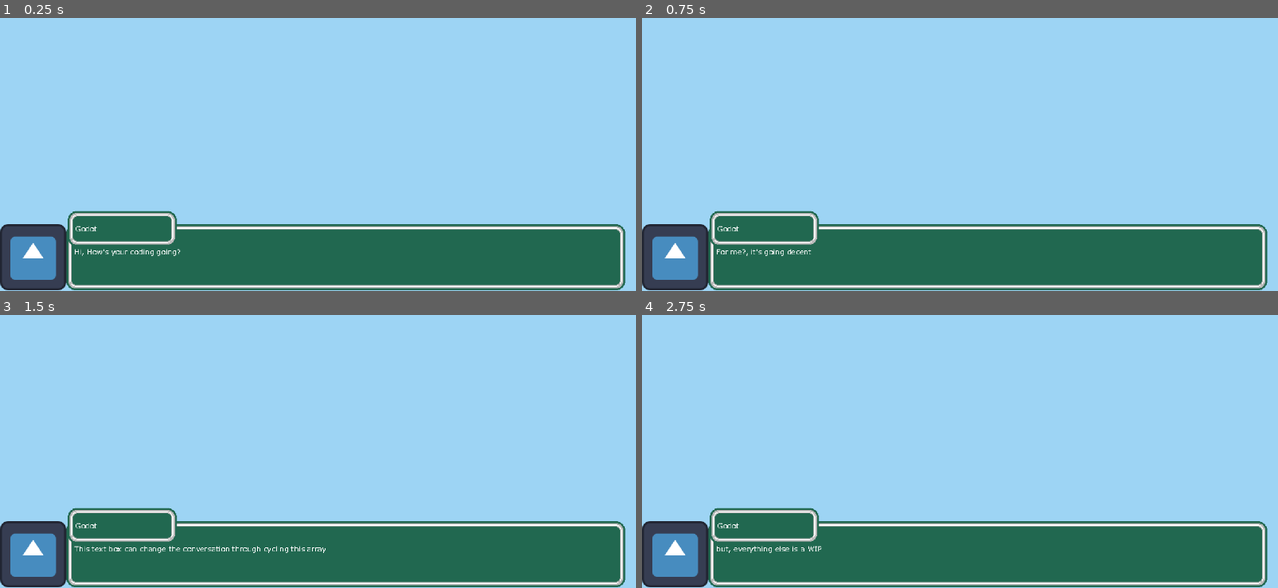
Above: before the commit, frames 1-4 (two rows, left to right).
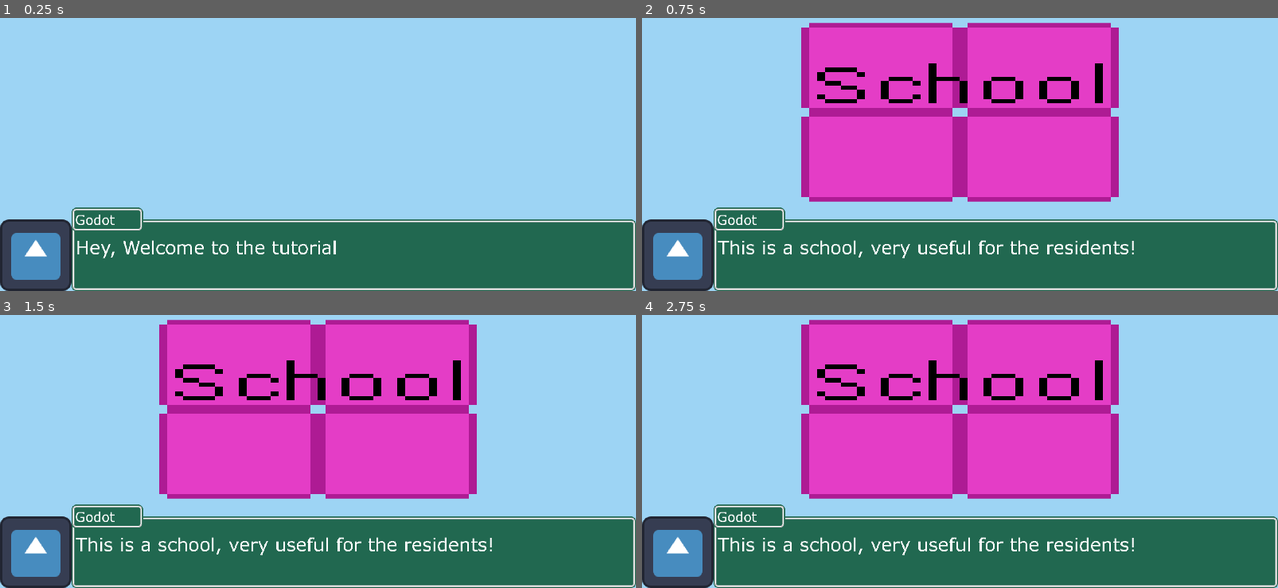
Above: after the commit, the same moments.

Repository: mondobe/TetraCity
Game: Godot game, scene res://scenes/menus/cutscenes.tscn
The game is run twice, just before and just after one commit, with the same random seed, the same clock (stepped at 60 frames per second) and the same inputs. This scene is started directly instead of the project's main scene. The engine's default icon, where the game draws it, is replaced by a stand-in: a white triangle on a blue panel in a dark square.
Inputs (mouse positions are in pixels of both pictures, inside the frame that each line leads up to):
- Up to frame 1 (0.25 s): no input
- Up to frame 2 (0.75 s): tap Enter (test_end_day) at 0.5 s; move the mouse to (1099, 94) at 0.52 s; press the mouse at (1099, 94) at 0.53 s; hold D (move_right) from 0.53 s (still down)
- Up to frame 3 (1.5 s): tap Space (test_create_building) at 1.25 s; move the mouse to (190, 426) at 1.27 s; release D (move_right) at 1.28 s; release the mouse at (190, 426) at 1.28 s; hold S (move_down) from 1.28 s (still down); click (190, 426) at 1.35 s
- Up to frame 4 (2.75 s): tap Enter (test_end_day) at 2 s; move the mouse to (1023, 331) at 2.02 s; release S (move_down) at 2.03 s; press the mouse at (1023, 331) at 2.03 s; hold D (move_right) from 2.03 s (still down); tap Space (test_create_building) at 2.1 s

The runs differ from the first frame. In frame 1, 7.2% of the frame differs, in the area x 0-100%, y 69-100%; in frame 2, 40%; in frame 3, 40%, in the area x 0-100%, y 1-100%; in frame 4, 40%.

Commit message:
Scaled textboxes and images
Made it so that the cutscene textboxes are properly scales. Created a TextureRect which serves as the image frame. It accesses its images through a Texture2D array which is cycled as the player goes through the cutscene. Takes input from any button press.

Diff:
--- a/scenes/menus/cutscenes.tscn
+++ b/scenes/menus/cutscenes.tscn
@@ -1,10 +1,13 @@
-[gd_scene load_steps=6 format=3 uid="uid://tpwh1rw6ehic"]
+[gd_scene load_steps=9 format=3 uid="uid://tpwh1rw6ehic"]
 
 [ext_resource type="Script" path="res://scripts/menu/CutsceneDialogBoxSpawner.gd" id="1_kwxge"]
 [ext_resource type="PackedScene" uid="uid://b0rc8omyr0as8" path="res://scenes/ui/dialogue_box.tscn" id="2_1lu6r"]
 [ext_resource type="PackedScene" uid="uid://vsi3m02kybq0" path="res://scenes/ui/cutscene_dialogue_box.tscn" id="3_l1x2e"]
 [ext_resource type="PackedScene" uid="uid://cf4x3txyo6wyw" path="res://scenes/ui/building_info_box.tscn" id="5_jsk11"]
+[ext_resource type="Texture2D" uid="uid://bdsrb7og8piqf" path="res://sprites/buildings/nuclear_reactor.png" id="5_nx6ne"]
 [ext_resource type="Script" path="res://scripts/menu/DialogueBoxManager.gd" id="6_8v5d6"]
+[ext_resource type="Texture2D" uid="uid://c2ti2vov3or7t" path="res://sprites/buildings/solar_farm.png" id="7_lmy3p"]
+[ext_resource type="Texture2D" uid="uid://bwkstq2h01f78" path="res://sprites/buildings/school.png" id="8_gk2rg"]
 
 [node name="Cutscene" type="Node2D"]
 
@@ -16,10 +19,15 @@
 small_pixel_ui_layer = NodePath("../SmallPixelUILayer")
 
 [node name="SmallPixelUILayer" type="CanvasLayer" parent="."]
-scale = Vector2(2, 2)
-transform = Transform2D(2, 0, 0, 2, 0, 0)
 
-[node name="DialogueBoxManager" type="Node" parent="." node_paths=PackedStringArray("_dialogue_box_spawner")]
+[node name="TextureRect" type="TextureRect" parent="SmallPixelUILayer"]
+offset_right = 40.0
+offset_bottom = 40.0
+texture = ExtResource("5_nx6ne")
+
+[node name="DialogueBoxManager" type="Node" parent="." node_paths=PackedStringArray("_dialogue_box_spawner", "imageFrame")]
 script = ExtResource("6_8v5d6")
 _dialogue_box_spawner = NodePath("../CutsceneDialogBoxSpawner")
-conversation = Array[String](["Hi, How's your coding going?", "For me?, it's going decent", "This text box can change the conversation through cycling this array", "but, everything else is a WIP"])
+conversation = Array[String](["Hey, Welcome to the tutorial", "This is a solar farm", "This is the goal, a nuclear reactor", "This is a school, very useful for the residents!"])
+image = Array[Texture2D]([null, ExtResource("7_lmy3p"), ExtResource("5_nx6ne"), ExtResource("8_gk2rg")])
+imageFrame = NodePath("../SmallPixelUILayer/TextureRect")
--- a/scenes/ui/cutscene_dialogue_box.tscn
+++ b/scenes/ui/cutscene_dialogue_box.tscn
@@ -7,19 +7,19 @@
 
 [node name="CutsceneDialogueBox" type="Control"]
 layout_mode = 3
-anchors_preset = 0
-offset_left = 1.0
-offset_top = 61.0
-offset_right = 1.0
-offset_bottom = 61.0
+anchors_preset = 2
+anchor_top = 1.0
+anchor_bottom = 1.0
+grow_vertical = 0
 mouse_filter = 2
 script = ExtResource("1_sft7l")
 
 [node name="NinePatchRect" type="NinePatchRect" parent="."]
 layout_mode = 0
-offset_left = 100.0
-offset_right = 944.0
-offset_bottom = 100.0
+offset_left = 101.0
+offset_top = -101.0
+offset_right = 945.0
+offset_bottom = -1.0
 texture = ExtResource("2_dxvqe")
 region_rect = Rect2(0, 0, 39, 39)
 patch_margin_left = 13
@@ -46,17 +46,19 @@
 
 [node name="TextureRect" type="TextureRect" parent="."]
 layout_mode = 0
-offset_right = 100.0
-offset_bottom = 100.0
+offset_left = -2.0
+offset_top = -97.0
+offset_right = 98.0
+offset_bottom = 3.0
 texture = ExtResource("4_g5u7l")
 expand_mode = 2
 
 [node name="CutsceneName" type="NinePatchRect" parent="."]
 layout_mode = 0
-offset_left = 102.0
-offset_top = -20.0
-offset_right = 267.0
-offset_bottom = 34.0
+offset_left = 108.0
+offset_top = -123.0
+offset_right = 273.0
+offset_bottom = -69.0
 texture = ExtResource("2_dxvqe")
 region_rect = Rect2(0, 0, 39, 39)
 patch_margin_left = 13
--- a/scripts/menu/CutsceneDialogBoxSpawner.gd
+++ b/scripts/menu/CutsceneDialogBoxSpawner.gd
@@ -24,5 +24,5 @@
 	box.position = pos_screen
 	return box
 
-func spawn_cutscene_box_at_screen(pos_screen: Vector2) -> CutsceneDialogueBox:
-	return spawn_box_at_screen(pos_screen, cutscene_dialog_box);
+func spawn_cutscene_box_at_screen() -> CutsceneDialogueBox:
+	return spawn_box_at_screen(Vector2(0, 0), cutscene_dialog_box);
--- a/scripts/menu/DialogueBoxManager.gd
+++ b/scripts/menu/DialogueBoxManager.gd
@@ -6,23 +6,33 @@
 
 @export var conversation: Array[String]
 
+@export var image: Array[Texture2D]
+
 @onready var currentString: int = 0
+
+@export var imageFrame: TextureRect
 
 # Called when the node enters the scene tree for the first time.
 # 1920 x 1080
 # 934 x 100
 func _ready():
-	var test = _dialogue_box_spawner.spawn_cutscene_box_at_screen(Vector2(0, 439))
+	var test = _dialogue_box_spawner.spawn_cutscene_box_at_screen()
+	test.update_size()
 	test.set_speaker_text(conversation[currentString]);
+	imageFrame.texture = image[currentString]
+	imageFrame.size = DisplayServer.window_get_size(0)
 	test.set_speaker("Godot")
 	textBox = test
 
 func updateTextbox():
 	textBox.set_speaker_text(conversation[currentString]);
+	imageFrame.texture = image[currentString]
 
-# Called every frame. 'delta' is the elapsed time since the previous frame.
-func _process(delta):
-	if(Input.is_action_just_pressed("left_mouse")):
+func _input(event):
+	if(Input.is_anything_pressed()):
 		currentString += 1
 		if(currentString < conversation.size()):
 			updateTextbox()
+		else:
+			pass
+			#Exit the cutscene scene
--- a/scripts/ui/gameplay/cutscene_dialogue_box.gd
+++ b/scripts/ui/gameplay/cutscene_dialogue_box.gd
@@ -3,6 +3,9 @@
 
 
 @onready var nameLabel: RichTextLabel = $CutsceneName/NameLabel
+@onready var nameContainer: NinePatchRect = $CutsceneName
+@onready var portrait: TextureRect = $TextureRect
+@onready var proportion: Vector2 = Vector2(0,0)
 
 # Called when the node enters the scene tree for the first time.
 func _ready():
@@ -13,3 +16,16 @@
 
 func set_speaker(text: String) -> void:
 	nameLabel.text = text
+
+func update_size():
+	var yScale = (DisplayServer.window_get_size(0).y) / 5
+	var xScale = DisplayServer.window_get_size(0).x
+	portrait.size = Vector2(yScale, yScale)
+	portrait.position = Vector2(0, yScale * 5 - yScale)
+	resize_borders(Vector2(xScale - yScale, yScale))
+	rect.position = Vector2(yScale, (yScale * 5) - yScale)
+	label.add_theme_font_size_override("normal_font_size", 55)
+	nameContainer.size = Vector2(yScale, rect.size.y / 3)
+	nameContainer.position = Vector2(yScale, yScale * 5 - yScale - nameContainer.size.y / 2)
+	nameLabel.add_theme_font_size_override("normal_font_size", 40)
+	label.position = Vector2(label.position.x, label.position.y + nameContainer.size.y / 2)
